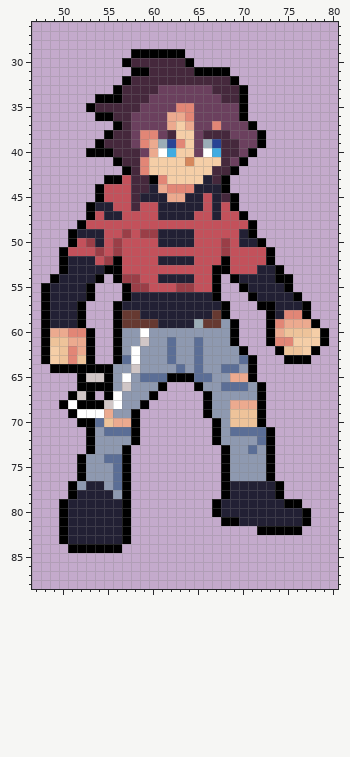
Pixel-art file, stored at libs/game-client/assets/units/placeholder.aseprite. Above is the file before it was changed.
128x128 pixels, 1 frame. Shown: x 47..80, y 26..88.
The result:
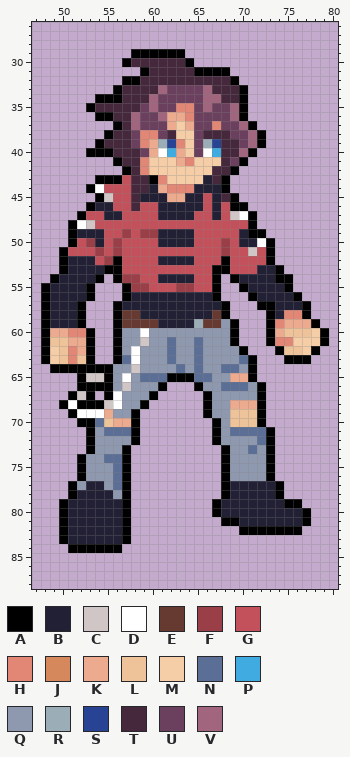
Palette (. is transparent): A #000000  B #222034  C #d0c6c6  D #ffffff  E #663931  F #9a3e47  G #c3515b  H #e28676  J #d6885d  K #ecaa8f  L #eec39a  M #f5cea7  N #5b6e96  P #40abe1  Q #8e99b0  R #9badb7  S #284394  T #45283c  U #6b405e  V #a1657e
Changes in this commit:
Layer "Layer 1":
y 31: x 58 A -> .
y 32: x 58 T -> A
y 33: x 61 U -> V; x 66 U -> V
y 34: x 60 U -> V; x 66..67 UU -> VV
y 35: x 60 U -> V; x 66 U -> V; x 69 U -> V
y 36: x 58 U -> V; x 61 U -> V; x 69 U -> V
y 37: x 58 U -> V; x 70 U -> V
y 38..39: x 71 U -> V
y 40: x 63 M -> K; x 70 U -> V
y 41: x 63..64 MJ -> KH
y 43: x 54 . -> A
y 44: x 53..54 .A -> AD
y 45: x 55 G -> C
y 46: x 70 . -> A
y 47: x 52..53 .A -> AG; x 69..71 GA. -> CDA
y 48: x 51..53 .AG -> ADC
y 49: x 72 . -> A
y 50: x 72..73 A. -> DA
y 51: x 71 G -> C
y 82: x 70..71 .. -> AA
Pixel boxes of the changes (left, top, right, bottom) in both pictures:
changed: (131, 67, 257, 166)
changed: (68, 175, 113, 229)
changed: (230, 202, 275, 256)
added: (239, 526, 257, 535)
